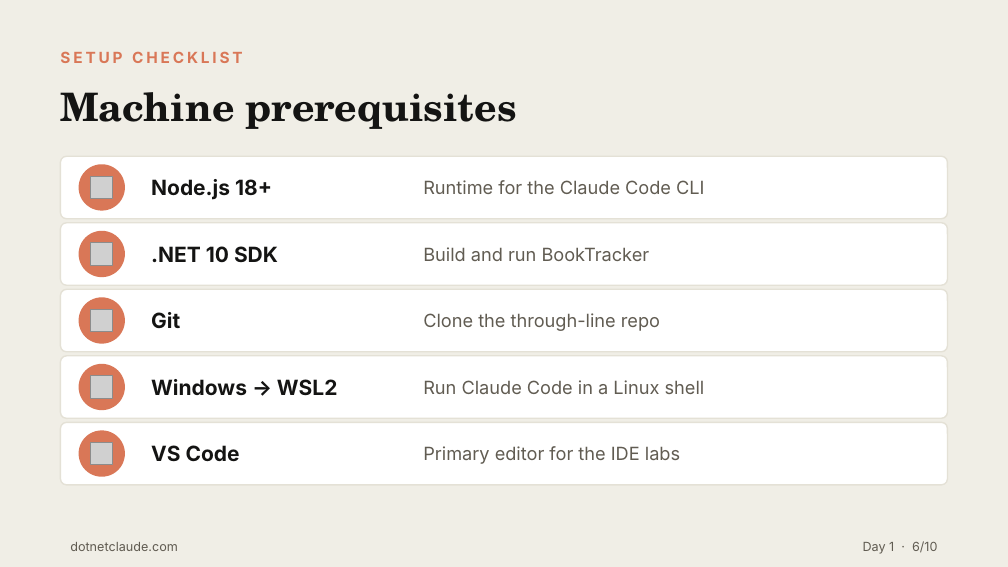
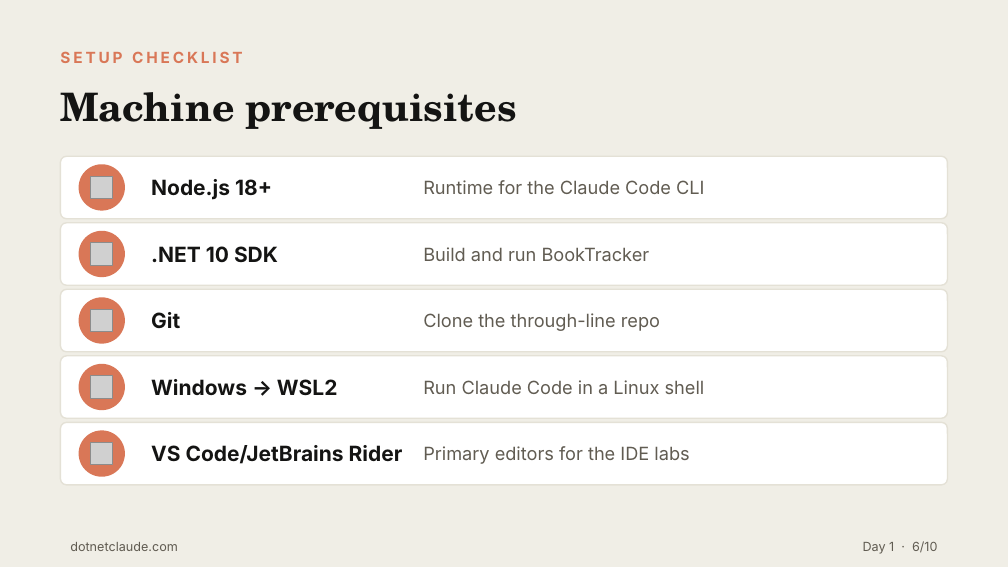
Before and after one commit to cwoodruff/dotnet-claude-workshop-content, a slide deck: slide 6 of decks/Day 1/Day1-Claude-Code-Track.pptx. Drawn at 1008x567 pixels with LibreOffice and Linux fonts; fonts in the diff are those of the drawing; grey boxes stand for pictures. Boxes give left, top, right and bottom in pixels: in the first picture for what was removed or moved away, otherwise in the second. Text is boxed around its words. In the diff, an @@ line names an element or a change of style, - is before the commit and + after.

```diff
--- a/decks/Day 1/Day1-Claude-Code-Track.pptx
+++ b/decks/Day 1/Day1-Claude-Code-Track.pptx
@@ text at (151, 445, 403, 464): text changed @@
-VS Code
+VS Code/JetBrains Rider
@@ text at (423, 446, 689, 464): text changed @@
-Primary editor for the IDE labs
+Primary editors for the IDE labs
```
Also in this commit, not shown: 3 other slides changed, 1 other file.
